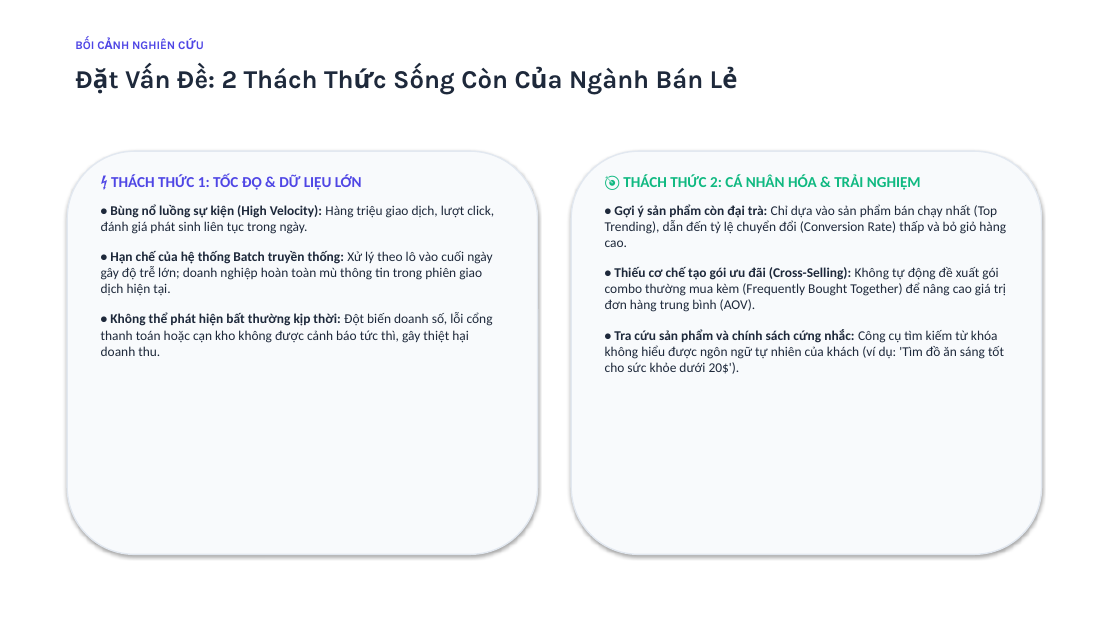
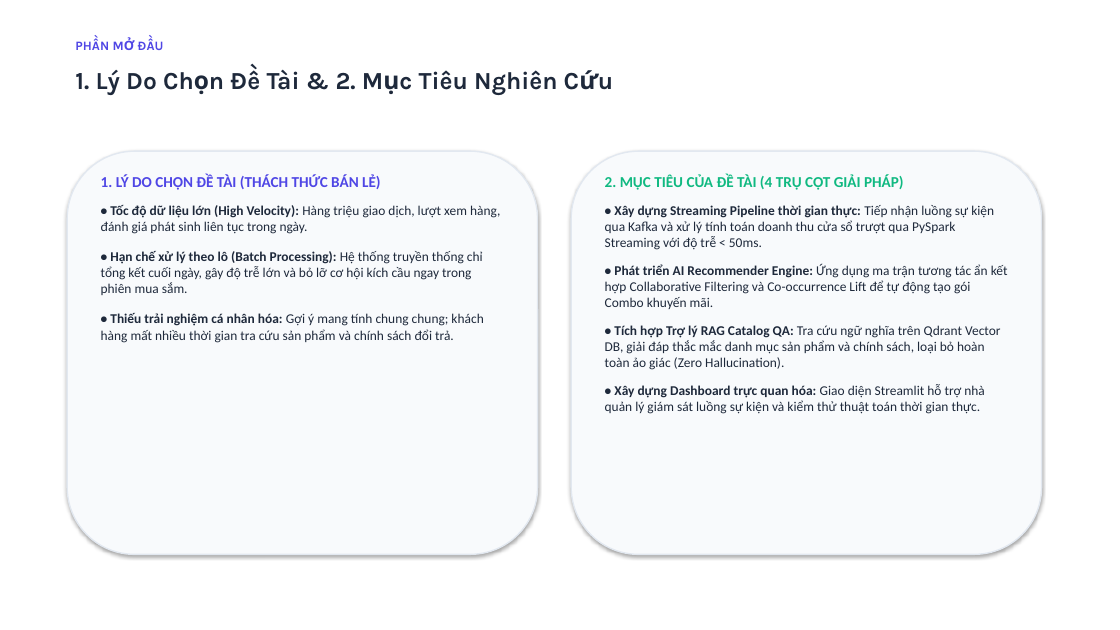
Before and after one commit to linhle100905/real-time-retail-analytics-platform, a slide deck: slide 3 of docs/Bao_Cao_Thuyet_Trinh_Do_An.pptx. Drawn at 1120x630 pixels with LibreOffice and Linux fonts; fonts in the diff are those of the drawing. Boxes give left, top, right and bottom in pixels: in the first picture for what was removed or moved away, otherwise in the second. Text is boxed around its words. In the diff, an @@ line names an element or a change of style, - is before the commit and + after.

```diff
--- a/docs/Bao_Cao_Thuyet_Trinh_Do_An.pptx
+++ b/docs/Bao_Cao_Thuyet_Trinh_Do_An.pptx
@@ text at bbox=[132, 38, 175, 49]: text changed; size 10 to 11 pt @@
-BỐI CẢNH NGHIÊN CỨU
+PHẦN MỞ ĐẦU
@@ text at bbox=[75, 70, 557, 95]: text changed; size 22 to 21 pt @@
-Đặt Vấn Đề: 2 Thách Thức Sống Còn Của Ngành Bán Lẻ
+1. Lý Do Chọn Đề Tài & 2. Mục Tiêu Nghiên Cứu
@@ text at bbox=[101, 174, 500, 343]: text changed @@
-⚡ THÁCH THỨC 1: TỐC ĐỘ & DỮ LIỆU LỚN
-• Bùng nổ luồng sự kiện (High Velocity): Hàng triệu giao dịch, lượt click, đánh giá phát sinh liên tục trong ngày.
-• Hạn chế của hệ thống Batch truyền thống: Xử lý theo lô vào cuối ngày gây độ trễ lớn; doanh nghiệp hoàn toàn mù thông tin trong phiên giao dịch hiện tại.
-• Không thể phát hiện bất thường kịp thời: Đột biến doanh số, lỗi cổng thanh toán hoặc cạn kho không được cảnh báo tức thì, gây thiệt hại doanh thu.
+1. LÝ DO CHỌN ĐỀ TÀI (THÁCH THỨC BÁN LẺ)
+• Tốc độ dữ liệu lớn (High Velocity): Hàng triệu giao dịch, lượt xem hàng, đánh giá phát sinh liên tục trong ngày.
+• Hạn chế xử lý theo lô (Batch Processing): Hệ thống truyền thống chỉ tổng kết cuối ngày, gây độ trễ lớn và bỏ lỡ cơ hội kích cầu ngay trong phiên mua sắm.
+• Thiếu trải nghiệm cá nhân hóa: Gợi ý mang tính chung chung; khách hàng mất nhiều thời gian tra cứu sản phẩm và chính sách đổi trả.
@@ text at bbox=[605, 174, 1008, 414]: text changed @@
-🎯 THÁCH THỨC 2: CÁ NHÂN HÓA & TRẢI NGHIỆM
-• Gợi ý sản phẩm còn đại trà: Chỉ dựa vào sản phẩm bán chạy nhất (Top Trending), dẫn đến tỷ lệ chuyển đổi (Conversion Rate) thấp và bỏ giỏ hàng cao.
-• Thiếu cơ chế tạo gói ưu đãi (Cross-Selling): Không tự động đề xuất gói combo thường mua kèm (Frequently Bought Together) để nâng cao giá trị đơn hàng trung bình (AOV).
-• Tra cứu sản phẩm và chính sách cứng nhắc: Công cụ tìm kiếm từ khóa không hiểu được ngôn ngữ tự nhiên của khách (ví dụ: 'Tìm đồ ăn sáng tốt cho sức khỏe dưới 20$').
+2. MỤC TIÊU CỦA ĐỀ TÀI (4 TRỤ CỘT GIẢI PHÁP)
+• Xây dựng Streaming Pipeline thời gian thực: Tiếp nhận luồng sự kiện qua Kafka và xử lý tính toán doanh thu cửa sổ trượt qua PySpark Streaming với độ trễ < 50ms.
+• Phát triển AI Recommender Engine: Ứng dụng ma trận tương tác ẩn kết hợp Collaborative Filtering và Co-occurrence Lift để tự động tạo gói Combo khuyến mãi.
+• Tích hợp Trợ lý RAG Catalog QA: Tra cứu ngữ nghĩa trên Qdrant Vector DB, giải đáp thắc mắc danh mục sản phẩm và chính sách, loại bỏ hoàn toàn ảo giác (Zero Hallucination).
+• Xây dựng Dashboard trực quan hóa: Giao diện Streamlit hỗ trợ nhà quản lý giám sát luồng sự kiện và kiểm thử thuật toán thời gian thực.
```
Also in this commit, not shown: 10 other slides changed, 1 slide added, 1 slide removed.
